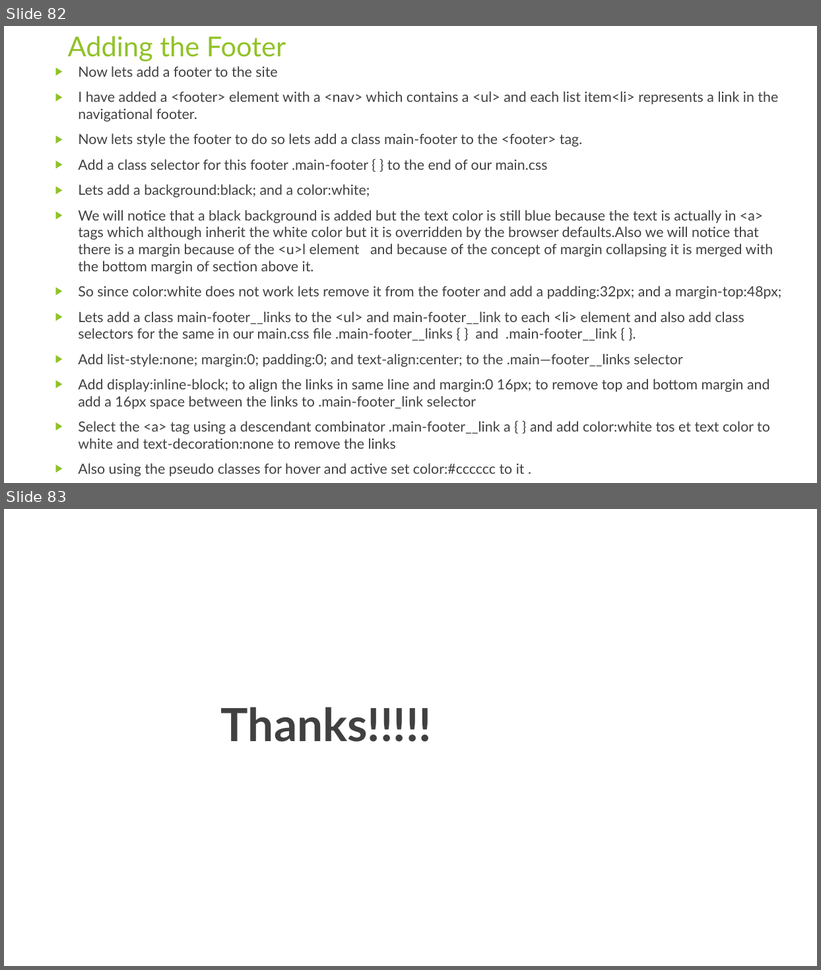
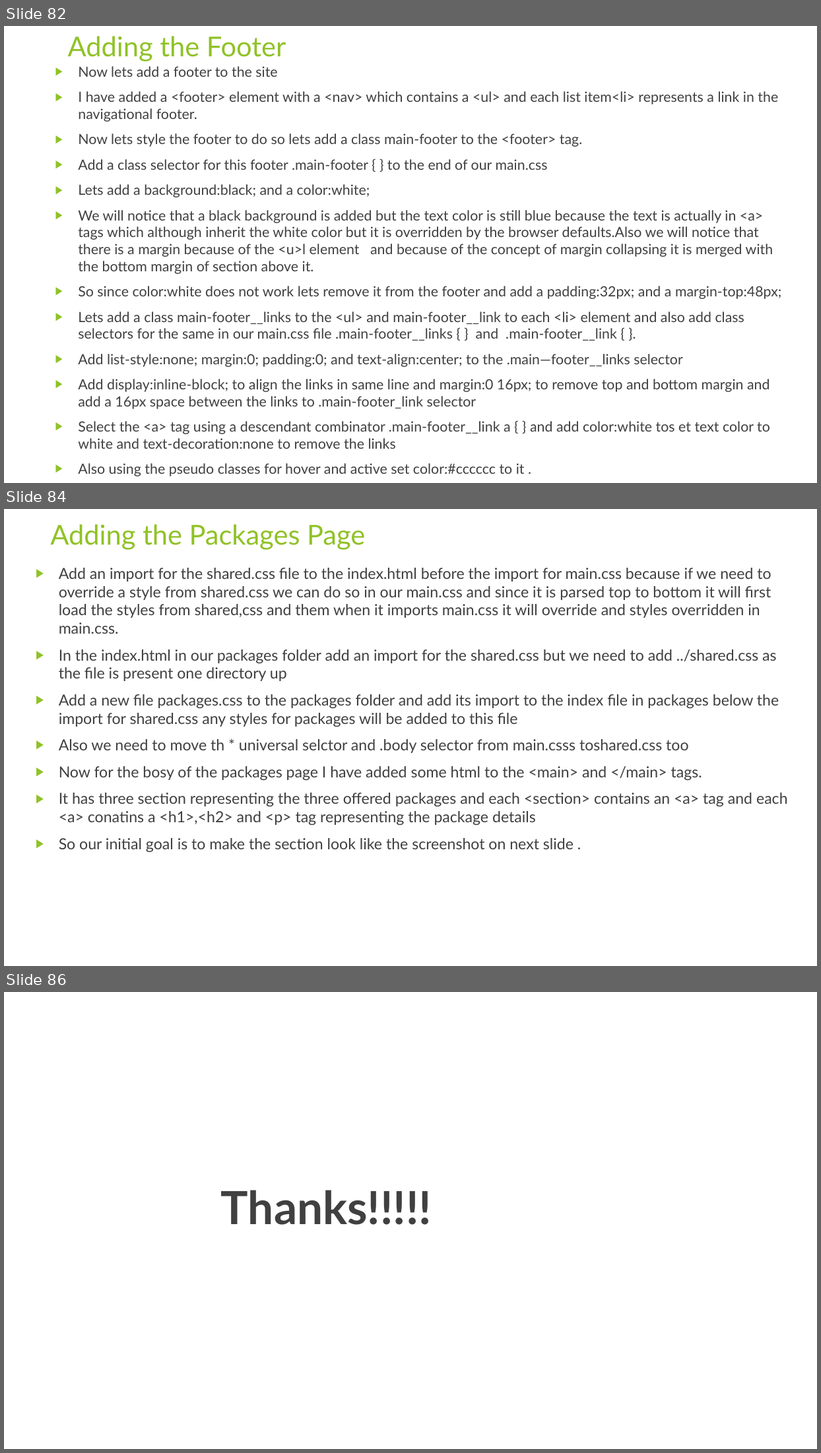
Before and after one commit to rudhrainfogain/CSS, a slide deck: PPT/Css-v5.pptx. Shown one above the other, each under a label of ours: slides 82 and 83 before the commit, slides 82, 84 and 86 after it; the slides between them are not shown. The pictures are 821x970 and 821x1453 pixels, drawn with LibreOffice and Linux fonts; fonts in the diff are those of the drawing. Boxes give left, top, right and bottom in pixels: in the first picture for what was removed or moved away, otherwise in the second. Text is boxed around its words. In the diff, an @@ line names an element or a change of style, - is before the commit and + after.

Commit message:
AddingPackagesPage

```diff
--- a/PPT/Css-v5.pptx
+++ b/PPT/Css-v5.pptx
@@ slide 84 added at <box>4,509,817,966</box>, background #FFFFFF @@
@@ title added at <box>50,524,365,550</box>, 32.4 pt, text #90C226 @@
+Adding the Packages Page
@@ text added at <box>59,568,788,852</box>, 18 pt, text #404040 @@
+▶ Add an import for the shared.css file to the index.html before the import for main.css because if we need to override a style from shared.css we can do so in our main.css and since it is parsed top to bottom it will first load the styles from shared,css and them when it imports main.css it will override and styles overridden in main.css.
+▶ In the index.html in our packages folder add an import for the shared.css but we need to add ../shared.css as the file is present one directory up
+▶ Add a new file packages.css to the packages folder and add its import to the index file in packages below the import for shared.css any styles for packages will be added to this file
+▶ Also we need to move th * universal selctor and .body selector from main.csss toshared.css too
+▶ Now for the bosy of the packages page I have added some html to the <main> and </main> tags.
+▶ It has three section representing the three offered packages and each <section> contains an <a> tag and each <a> conatins a <h1>,<h2> and <p> tag representing the package details
+▶ So our initial goal is to make the section look like the screenshot on next slide .
@@ what was slide 83 is now slide 86 @@
```
Also in this commit, not shown: 2 other slides added, 5 other files.
